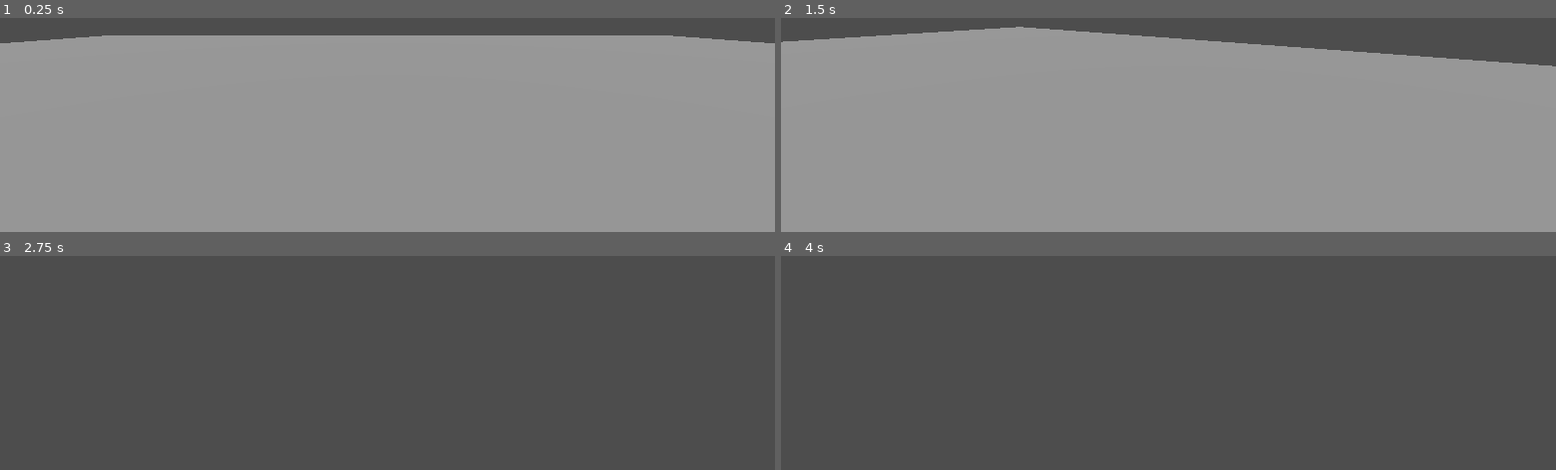
Above: before the commit, frames 1-4 (two rows, left to right).
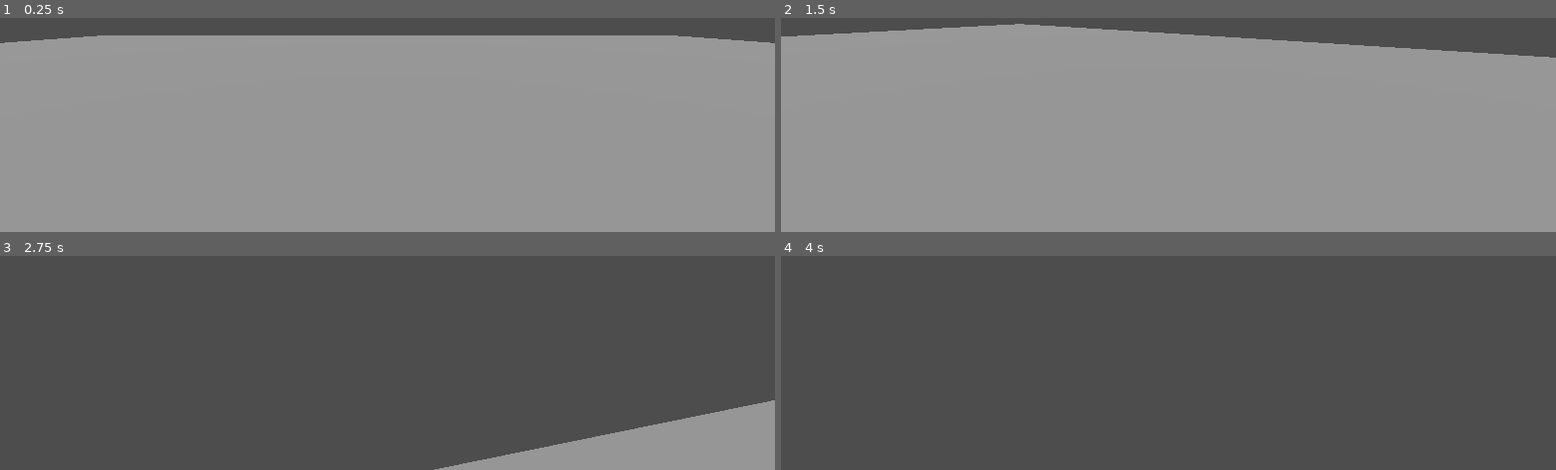
Above: after the commit, the same moments.

Repository: twang849/LoJam-x-GDS-2025
Game: Godot game, scene res://level.tscn
Two runs of this game, one before a commit and one after it. Both use one fixed random seed, a clock stepped at 60 frames per second and the inputs below.
Inputs (mouse positions are in pixels of both pictures, inside the frame that each line leads up to):
- Up to frame 1 (0.25 s): no input
- Up to frame 2 (1.5 s): tap Enter at 0.5 s; move the mouse to (outside the picture) at 0.52 s; hold W (move_forward) from 0.53 s (still down); tap Space (jump) at 0.77 s; move the mouse to (outside the picture) at 1.27 s
- Up to frame 3 (2.75 s): keep holding W (move_forward); tap Space (jump) at 1.52 s; move the mouse to (outside the picture) at 2.02 s
- Up to frame 4 (4 s): keep holding W (move_forward); move the mouse to (1160, 260) at 2.77 s; tap Space (jump) at 3.02, 3.5, 3.77 s; move the mouse to (1222, 258) at 3.52 s

The runs differ from the first frame. In frame 1, less than 0.1% of the frame differs, in the area x 0-100%, y 8-12%; in frame 2, 2.4%; in frame 3, 7.2%, in the area x 56-100%, y 67-100%; in frame 4, nothing differs.

Commit message:
Fixed Movement + Camera

Diff:
--- a/player.gd
+++ b/player.gd
@@ -2,9 +2,6 @@
 
 @onready var _camera := $CameraPivot/Camera3D as Camera3D
 @onready var _camera_pivot := $CameraPivot as Node3D
-
-func _ready():
-	Input.set_mouse_mode(Input.MOUSE_MODE_CAPTURED)
 
 @export_range(0.0, 1.0) var mouse_sensitivity = 0.01
 @export var tilt_limit = deg_to_rad(75)
@@ -32,14 +29,19 @@
 
 	if direction != Vector3.ZERO:
 		direction = direction.normalized()
+		var cam_yaw = _camera_pivot.rotation.y
+		var rotated_direction = Basis(Vector3.UP, cam_yaw) * direction
 
-	target_velocity.x = direction.x * speed
-	target_velocity.z = direction.z * speed
+		target_velocity.x = rotated_direction.x * speed
+		target_velocity.z = rotated_direction.z * speed
+	else:
+		target_velocity.x = 0
+		target_velocity.z = 0
 
 	if !is_on_floor():
-		target_velocity.y = target_velocity.y - (delta * fall_acceleration)
+		target_velocity.y -= delta * fall_acceleration
 
-	velocity = target_velocity.x * transform.basis.x + target_velocity.z * transform.basis.z
+	velocity = target_velocity
 	move_and_slide()
 
 func _unhandled_input(event: InputEvent) -> void:
